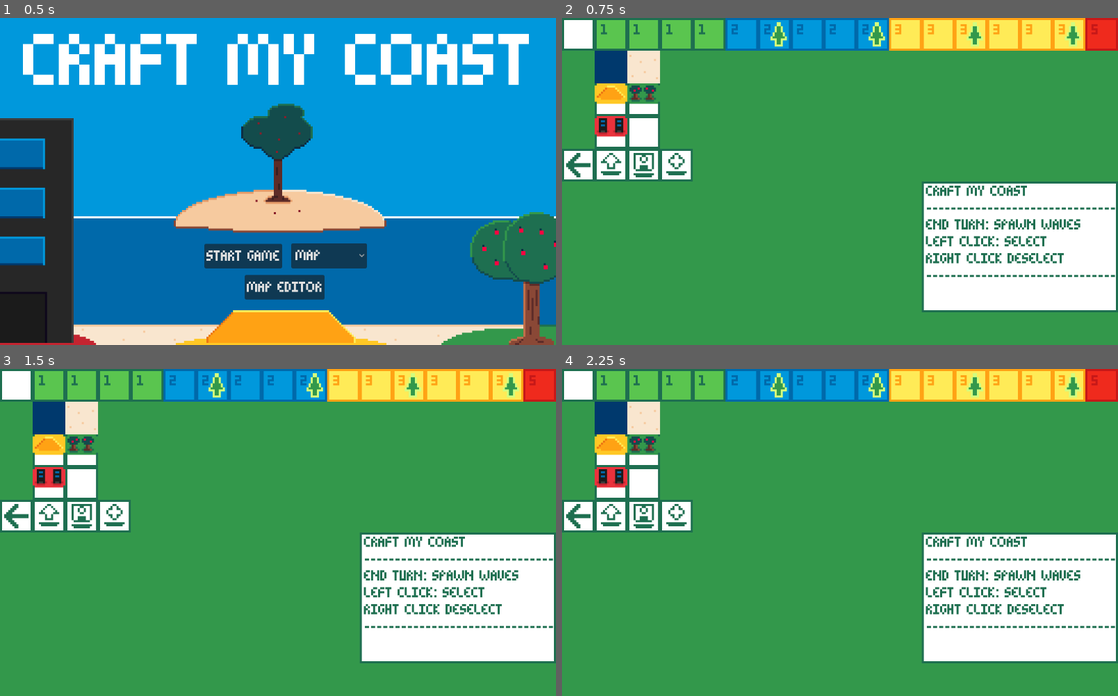
Above: before the commit, frames 1-4 (two rows, left to right).
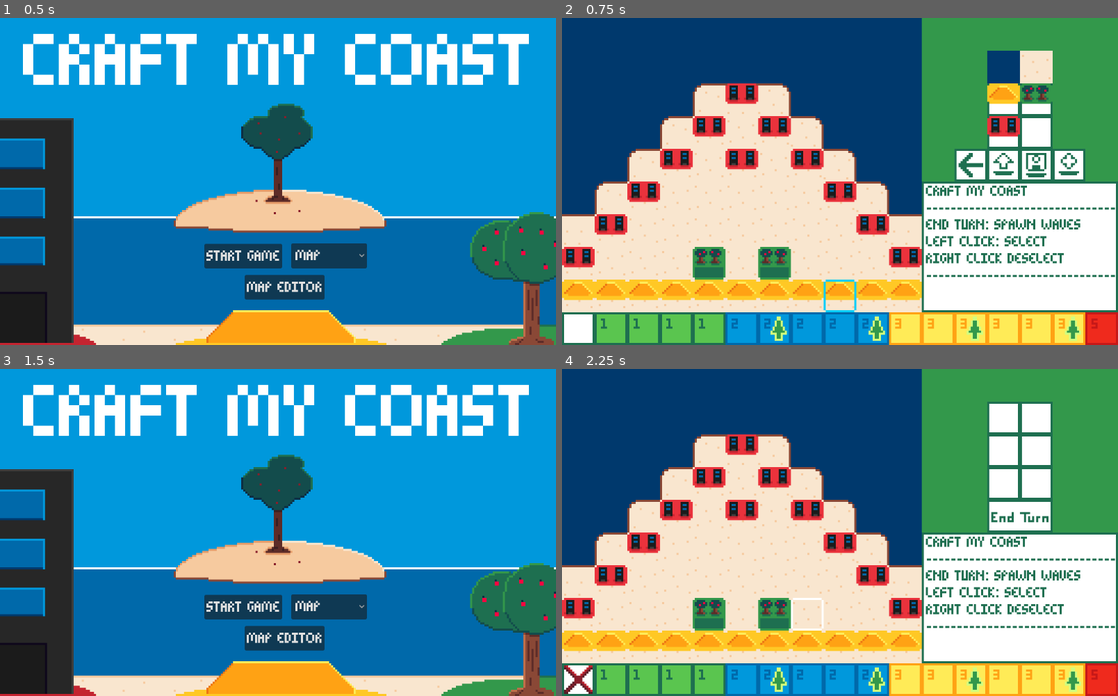
Above: after the commit, the same moments.

Repository: findeevy/CraftMyShore
Game: Godot game, scene res://main_menu.tscn
Two runs of this game, one before a commit and one after it. Both use one fixed random seed, a clock stepped at 60 frames per second and the inputs below.
Inputs (mouse positions are in pixels of both pictures, inside the frame that each line leads up to):
- Up to frame 1 (0.5 s): no input
- Up to frame 2 (0.75 s): click "MAP EDITOR" at 0.5 s
- Up to frame 3 (1.5 s): tap Enter at 1.25 s; move the mouse to (400, 516) at 1.27 s; click (400, 516) at 1.35 s
- Up to frame 4 (2.25 s): click (806, 607) at 2 s, where only the run after the commit has a clickable "START GAME"

Frame 1 is identical in both runs. In frame 2, 76% of the frame differs, in the area x 0-100%, y 0-100%; in frame 3, 98%; in frame 4, 75%.
Error before the commit: Invalid call. Nonexistent function 'split' in base 'Nil'. (res://controller.gd:305)

Commit message:
fix pathing bug & replay replaying bug

Diff:
--- a/Scenes/Cursor.gd
+++ b/Scenes/Cursor.gd
@@ -11,11 +11,12 @@
 
 # Called every frame. 'delta' is the elapsed time since the previous frame.
 func _process(delta):
-	if Controller.mouse_tile_hover.x >= Controller.board_length or Controller.mouse_tile_hover.y >= Controller.board_height:
+	var mth = Controller.mouse_tile_hover
+	if mth.x >= Controller.board_length or mth.y >= Controller.board_height:
 		position = get_global_mouse_position()
 		visible = false
 	else:
-		position = Controller.mouse_tile_hover * Colors.TILE_SIZE
+		position = mth * Colors.TILE_SIZE
 		visible = true
 		var ap_cost_info = Controller.get_hover_ap_cost()
 		var ap_cost = ap_cost_info[0]
@@ -40,7 +41,7 @@
 				"l":
 					modulate = Colors.NONE
 		else:
-			match Controller.tile_array[Controller.mouse_tile_hover.y][Controller.mouse_tile_hover.x]:
+			match Controller.tile_array[mth.y][mth.x]:
 				4:
 					modulate = Colors.PLANT
 				2:
--- a/controller.gd
+++ b/controller.gd
@@ -137,6 +137,12 @@
 			var max_reach = max(wrs[c][0], wrs[c][1]) - 1
 			for r in board_height:
 				if s != Vector2i(c, r) and not (max_reach < r and init_array[r][c] > 0 and tile_array[r][c] & by == 0):
+					var skip = false
+					for m in cur_moves:
+						if m[4] == by and m[3] == s and m[2] == Vector2i(c,r):
+							skip = true # i miss gotos
+					if skip:
+						continue
 					#print("impassable at ",r,", ",c)
 					astar_grid.set_point_solid(Vector2i(c,r), true)
 					#print(astar_grid.is_point_solid(Vector2i(c,r)))
@@ -294,11 +300,10 @@
 
 
 func load_map():
-
 	var web_load = false
 	var fn = file_name if file_name.length() > 6 and file_name.substr(0,6) == "res://" else "res://Maps/" + file_name
 	var f = FileAccess.open(fn, FileAccess.READ) if not web_load else null
-	var mstring = AutoWebMap.map_a if web_load else null
+	var mstring = AutoWebMap.map_a if web_load else ""
 	tile_array = []
 	init_array = []
 	tick_array = tick_array_default.duplicate()
@@ -347,6 +352,13 @@
 	ap_start_r = 0 if board_height <= 8 else 1
 	tick_start_r = max(board_height, ap_start_r + 8)
 	tick_counter = -1
+	game_ended = false
+	is_paused = false
+	terrain_moved = 0
+	cities_moved = 0
+	trees_moved = 0
+	trees_planted = 0
+
 	get_window().size = Vector2i(max(board_length + 6, tick_array.size()), tick_start_r + 1) * Colors.TILE_SIZE
 
 func fill_ap_craft_indicator():
